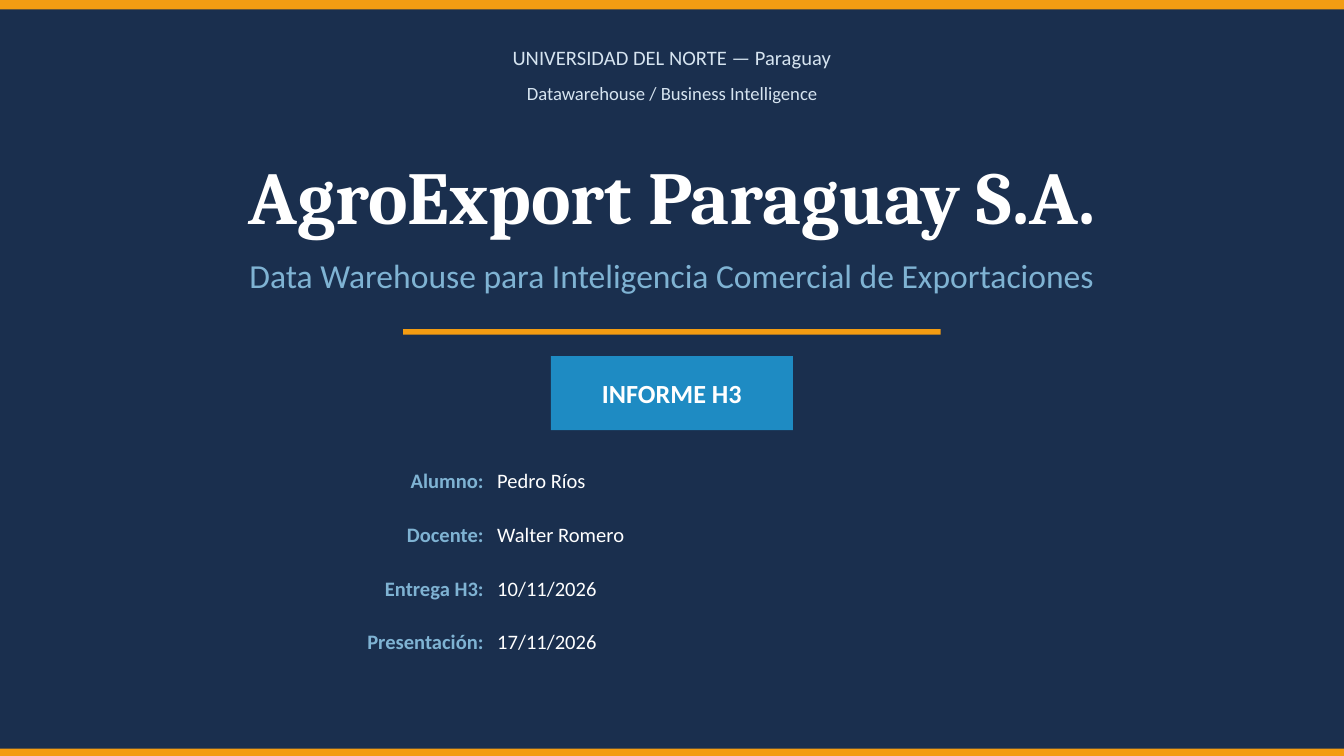
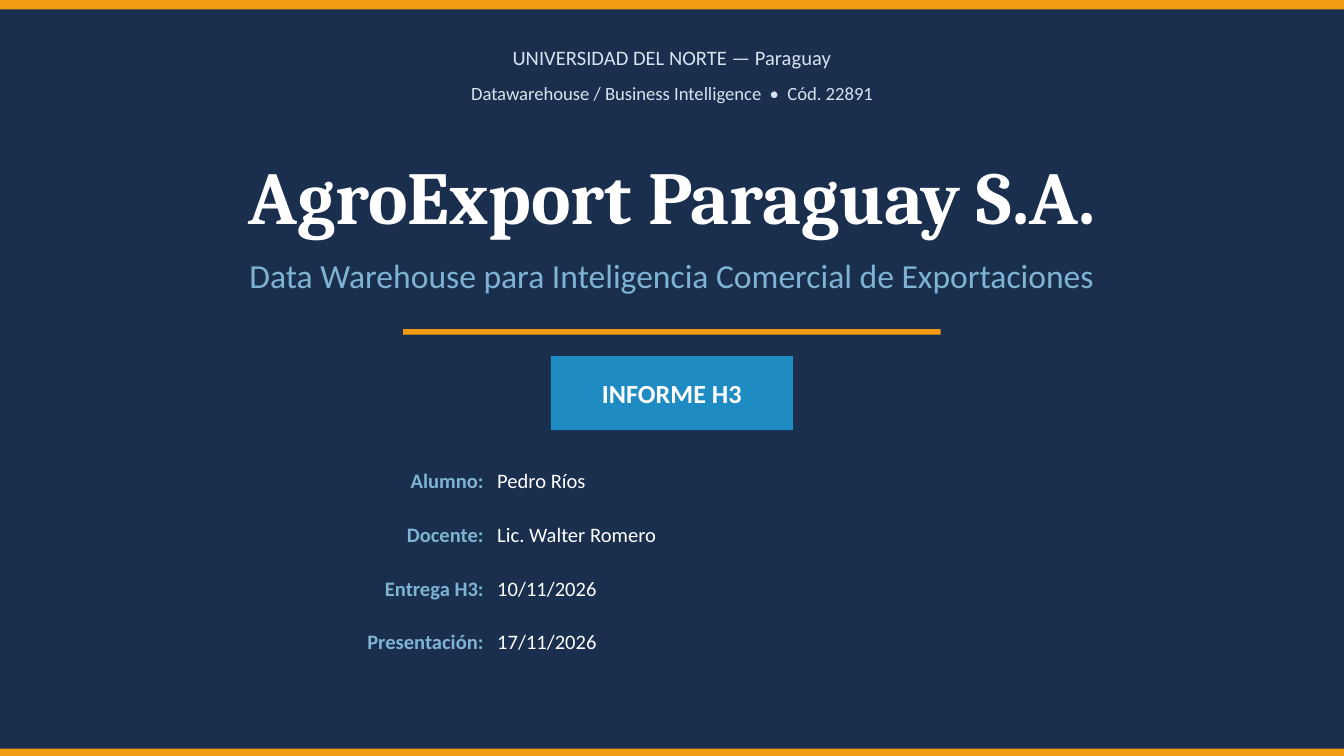
Before and after one commit to PedroSRM/agroexport-dw, a slide deck: slide 1 of presentacion/H3_Presentacion_AgroExport.pptx. Drawn at 1344x756 pixels with LibreOffice and Linux fonts; fonts in the diff are those of the drawing. Boxes give left, top, right and bottom in pixels: in the first picture for what was removed or moved away, otherwise in the second. Text is boxed around its words. In the diff, an @@ line names an element or a change of style, - is before the commit and + after.

```diff
--- a/presentacion/H3_Presentacion_AgroExport.pptx
+++ b/presentacion/H3_Presentacion_AgroExport.pptx
@@ text at (471,87,873,103): text changed @@
-Datawarehouse / Business Intelligence
+Datawarehouse / Business Intelligence • Cód. 22891
@@ text at (497,527,656,542): text changed @@
-Walter Romero
+Lic. Walter Romero
```
Also in this commit, not shown: 6 other slides changed, 1 slide added.
